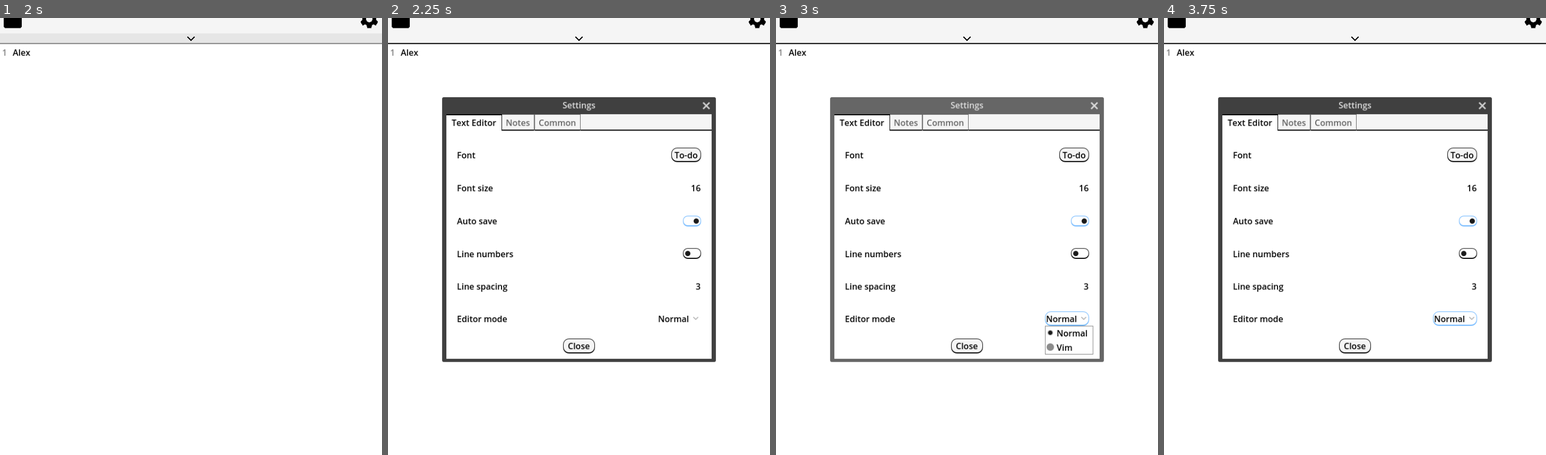
Above: before the commit, frames 1-4 (left to right).
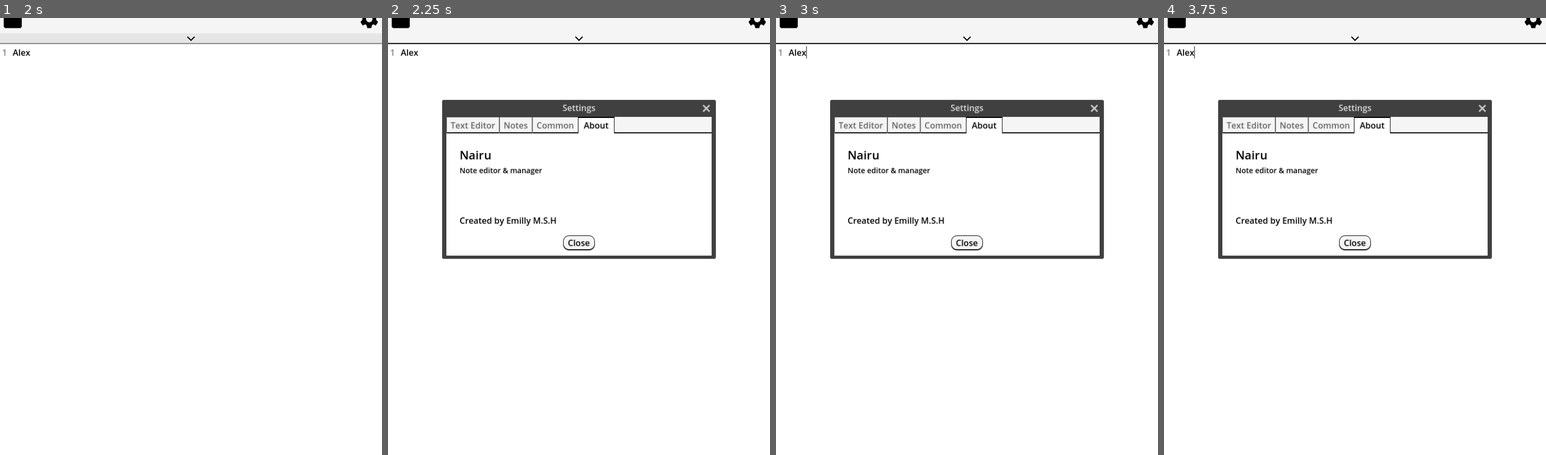
Above: after the commit, the same moments.

Repository: em-s-h/Nairu
Game: Godot game, scene res://scenes/main.tscn
Two runs of this game, one before a commit and one after it. Both use one fixed random seed, a clock stepped at 60 frames per second and the inputs below.
Inputs (mouse positions are in pixels of both pictures, inside the frame that each line leads up to):
- Up to frame 1 (2 s): click (191, 240) at 0.52 s; type "Alex" at 0.6 s; click (191, 22) at 1.25 s
- Up to frame 2 (2.25 s): click (758, 18) at 2 s
- Up to frame 3 (3 s): click (1066, 319) at 2.75 s, where only the run before the commit has a clickable "Normal"
- Up to frame 4 (3.75 s): click (1454, 319) at 3.5 s, where only the run before the commit has a clickable "Normal"

Frame 1 is identical in both runs. In frame 2, 5.1% of the frame differs, in the area x 14-86%, y 18-79%; in frame 3, 8.2%, in the area x 7-86%, y 6-79%; in frame 4, 5.2%.

Commit message:
Add about tab to settings window

Diff:
--- /dev/null
+++ b/scenes/about.tscn
@@ -0,0 +1,41 @@
+[gd_scene format=3 uid="uid://dk03yrdgtmjhm"]
+
+[node name="About" type="Panel"]
+custom_minimum_size = Vector2(0, 200)
+anchors_preset = 15
+anchor_right = 1.0
+anchor_bottom = 1.0
+grow_horizontal = 2
+grow_vertical = 2
+
+[node name="ScrollContainer" type="ScrollContainer" parent="."]
+layout_mode = 1
+anchors_preset = 15
+anchor_right = 1.0
+anchor_bottom = 1.0
+offset_left = 25.0
+offset_top = 25.0
+offset_right = -25.0
+offset_bottom = -25.0
+grow_horizontal = 2
+grow_vertical = 2
+
+[node name="VBoxContainer" type="VBoxContainer" parent="ScrollContainer"]
+layout_mode = 2
+size_flags_horizontal = 3
+size_flags_vertical = 3
+
+[node name="Label" type="Label" parent="ScrollContainer/VBoxContainer"]
+layout_mode = 2
+theme_override_font_sizes/font_size = 22
+text = "Nairu"
+
+[node name="Label2" type="Label" parent="ScrollContainer/VBoxContainer"]
+layout_mode = 2
+theme_override_font_sizes/font_size = 14
+text = "Note editor & manager"
+
+[node name="Label3" type="Label" parent="ScrollContainer/VBoxContainer"]
+layout_mode = 2
+size_flags_vertical = 10
+text = "Created by Emilly M.S.H"
--- a/scenes/settings_window.tscn
+++ b/scenes/settings_window.tscn
@@ -1,13 +1,14 @@
-[gd_scene load_steps=5 format=3 uid="uid://edhbtx5sla6w"]
+[gd_scene load_steps=6 format=3 uid="uid://edhbtx5sla6w"]
 
 [ext_resource type="Script" path="res://scripts/settings_window.gd" id="1_wkylp"]
 [ext_resource type="PackedScene" uid="uid://cuvx8mq52xkhh" path="res://scenes/text_editor_settings.tscn" id="2_lglug"]
 [ext_resource type="PackedScene" uid="uid://k6ifqabl5f46" path="res://scenes/notes_panel_settings.tscn" id="4_7ar1m"]
 [ext_resource type="PackedScene" uid="uid://bjat3thnxa3gk" path="res://scenes/general_settings.tscn" id="4_r8oha"]
+[ext_resource type="PackedScene" uid="uid://dk03yrdgtmjhm" path="res://scenes/about.tscn" id="5_8skb0"]
 
 [node name="SettingsWindow" type="Window"]
 initial_position = 4
-size = Vector2i(500, 460)
+size = Vector2i(500, 450)
 unresizable = true
 script = ExtResource("1_wkylp")
 
@@ -25,9 +26,10 @@
 offset_bottom = -30.0
 grow_horizontal = 2
 grow_vertical = 2
-current_tab = 0
+current_tab = 3
 
 [node name="Text Editor" parent="TabContainer" instance=ExtResource("2_lglug")]
+visible = false
 custom_minimum_size = Vector2(0, 375)
 layout_mode = 2
 metadata/_tab_index = 0
@@ -43,6 +45,10 @@
 custom_minimum_size = Vector2(0, 114)
 layout_mode = 2
 metadata/_tab_index = 2
+
+[node name="About" parent="TabContainer" instance=ExtResource("5_8skb0")]
+layout_mode = 2
+metadata/_tab_index = 3
 
 [node name="Exit" type="Button" parent="."]
 anchors_preset = 7
--- a/scripts/settings.gd
+++ b/scripts/settings.gd
@@ -29,7 +29,8 @@
 
     var tab_cont = settings_window.get_node("TabContainer")
     for c in tab_cont.get_children():
-        c.setting_changed.connect(_on_settings_panel_setting_changed)
+        if c is SettingsPanel:
+            c.setting_changed.connect(_on_settings_panel_setting_changed)
 
     var err = config.load(CONFIG_PATH)
     if err != OK:
--- a/scripts/settings_window.gd
+++ b/scripts/settings_window.gd
@@ -13,21 +13,22 @@
 
 func reload_settings(conf: ConfigFile):
     # {{{
-    for c: SettingsPanel in $TabContainer.get_children():
-        var node_name = c.represents_node
-        var sect: String = ""
+    for c in $TabContainer.get_children():
+        if c is SettingsPanel:
+            var node_name = c.represents_node
+            var sect: String = ""
 
-        for s in conf.get_sections():
-            if s.get_file() == node_name:
-                sect = s
+            for s in conf.get_sections():
+                if s.get_file() == node_name:
+                    sect = s
 
-        if sect.is_empty():
-            printerr("Unable to find section for node '%s', returning" % node_name)
-            close_requested.emit()
-            return
+            if sect.is_empty():
+                printerr("Unable to find section for node '%s', returning" % node_name)
+                close_requested.emit()
+                return
 
-        for k in conf.get_section_keys(sect):
-            c.set_setting(k, conf.get_value(sect, k))
+            for k in conf.get_section_keys(sect):
+                c.set_setting(k, conf.get_value(sect, k))
 # }}}
 
 func _on_tab_container_tab_changed(tab: int) -> void:
@@ -36,7 +37,8 @@
     var s = Vector2i(size.x, int(tab_c.custom_minimum_size.y) + 61)
     size = s
 
-    current_section = tab_c.represents_node
+    if tab_c is SettingsPanel:
+        current_section = tab_c.represents_node
 # }}}
 
 func _on_exit_pressed() -> void:
Not shown: 2 places in themes/default.tres that only renumber resources
